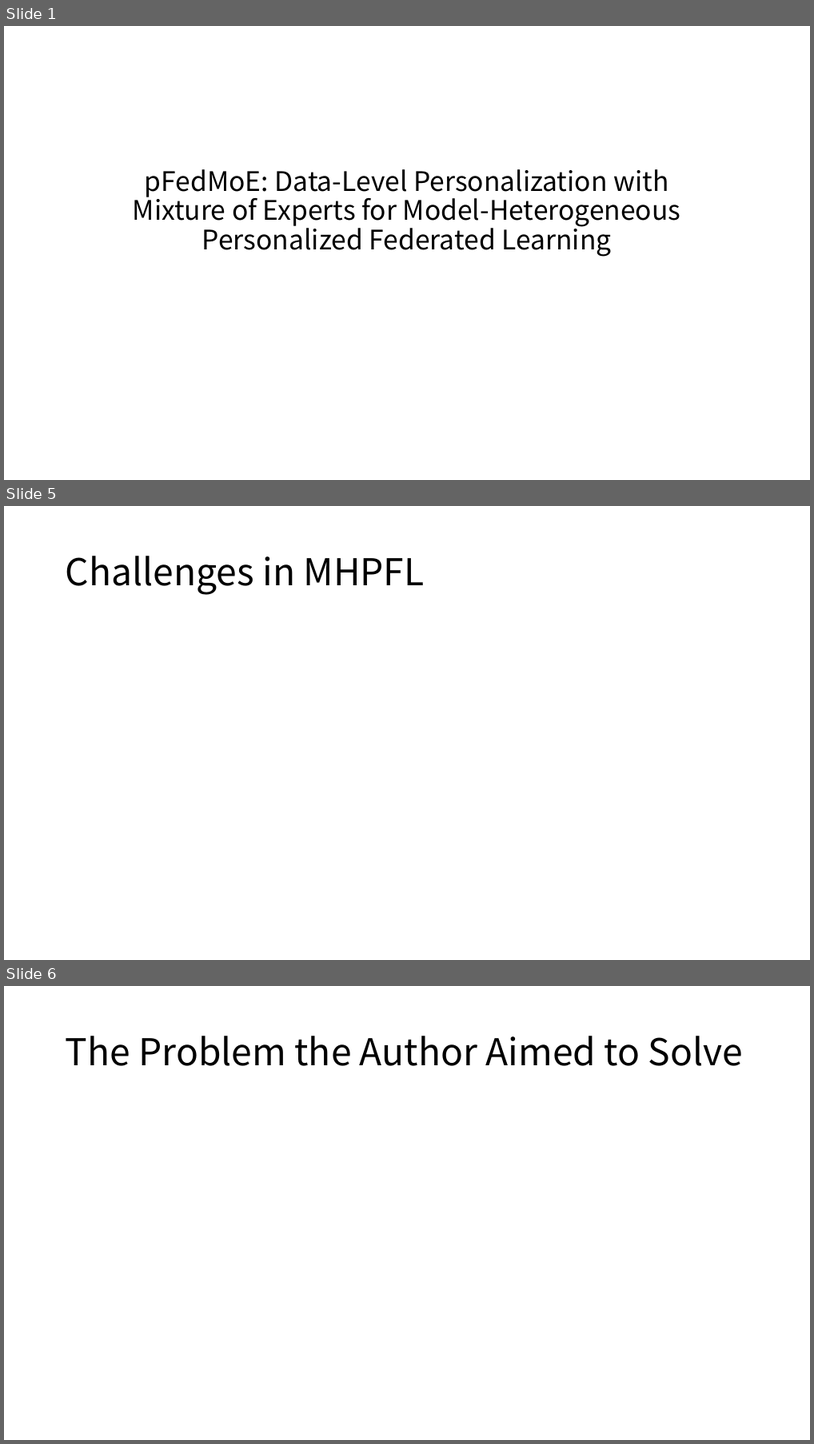
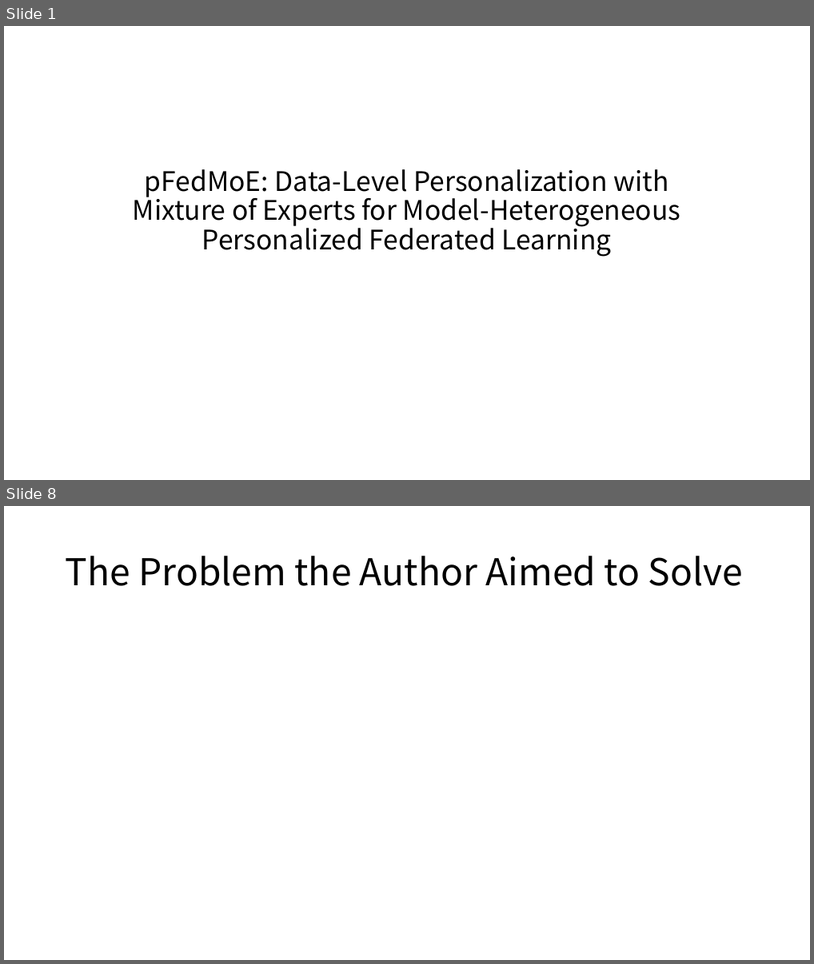
Before and after one commit to topaz11100/icon_semina, a slide deck: 0311/세미나발표.pptx. Shown one above the other, each under a label of ours: slides 1, 5 and 6 before the commit, slides 1 and 8 after it; the slides between them are not shown. The pictures are 814x1444 and 814x964 pixels, drawn with LibreOffice and Linux fonts; fonts in the diff are those of the drawing. Boxes give left, top, right and bottom in pixels: in the first picture for what was removed or moved away, otherwise in the second. Text is boxed around its words. In the diff, an @@ line names an element or a change of style, - is before the commit and + after.

```diff
--- a/0311/세미나발표.pptx
+++ b/0311/세미나발표.pptx
@@ slide 5 removed at box(4, 506, 810, 960), background #FFFFFF @@
@@ title removed at box(66, 556, 425, 595) @@
-Challenges in MHPFL
@@ what was slide 6 is now slide 8 @@
```
Also in this commit, not shown: 8 slides changed, 9 slides added, 2 other slides removed.
